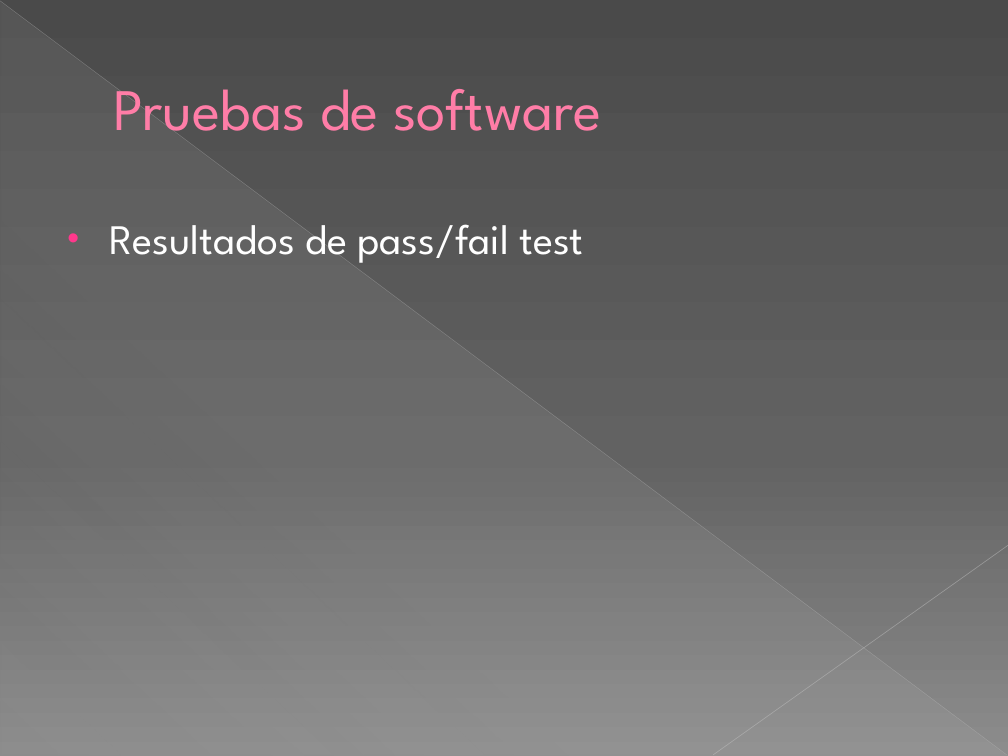
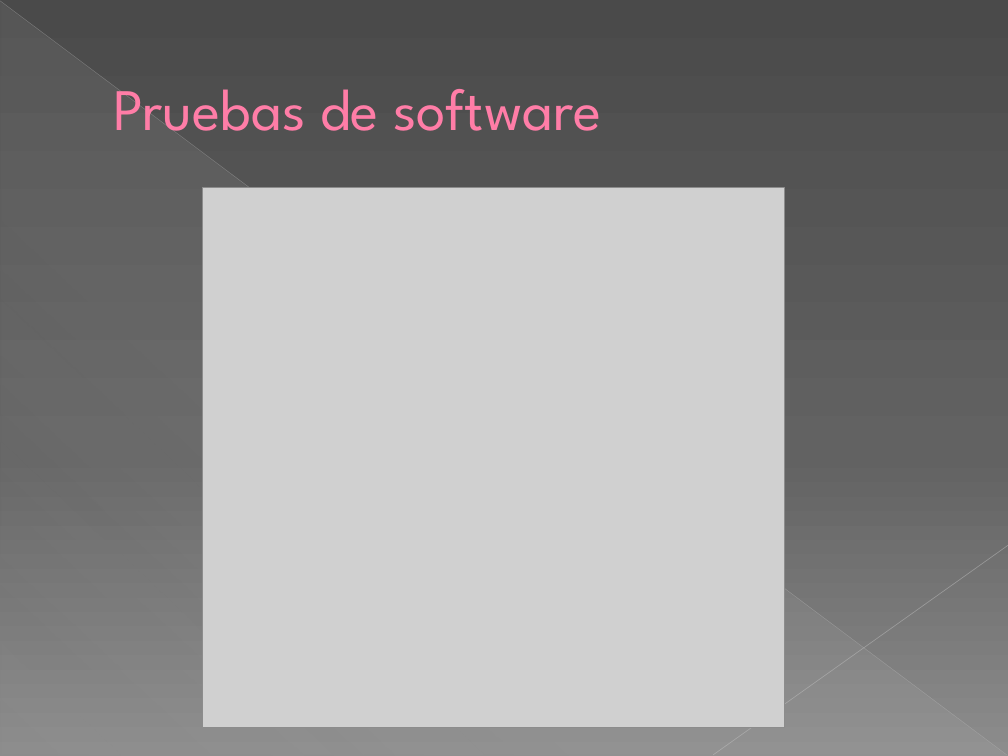
Before and after one commit to francovqz/IngSoft-2017-iSoft, a slide deck: slide 12 of doc/Presentacion.pptx. Drawn at 1008x756 pixels with LibreOffice and Linux fonts; fonts in the diff are those of the drawing; grey boxes stand for pictures. Boxes give left, top, right and bottom in pixels: in the first picture for what was removed or moved away, otherwise in the second. Text is boxed around its words. In the diff, an @@ line names an element or a change of style, - is before the commit and + after.

```diff
--- a/doc/Presentacion.pptx
+++ b/doc/Presentacion.pptx
@@ picture added at <box>203,187,784,728</box> @@
@@ text removed at <box>110,224,584,263</box> @@
-• Resultados de pass/fail test
```
Also in this commit, not shown: 6 other slides changed, 1 slide added, 1 other file.
